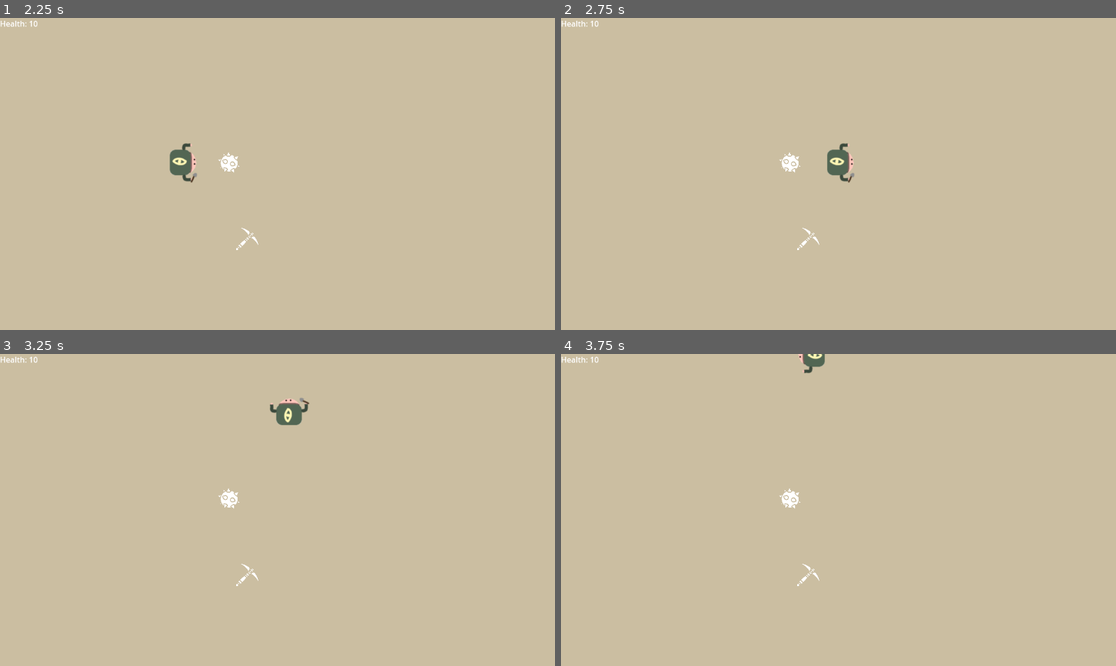
Above: before the commit, frames 1-4 (two rows, left to right).
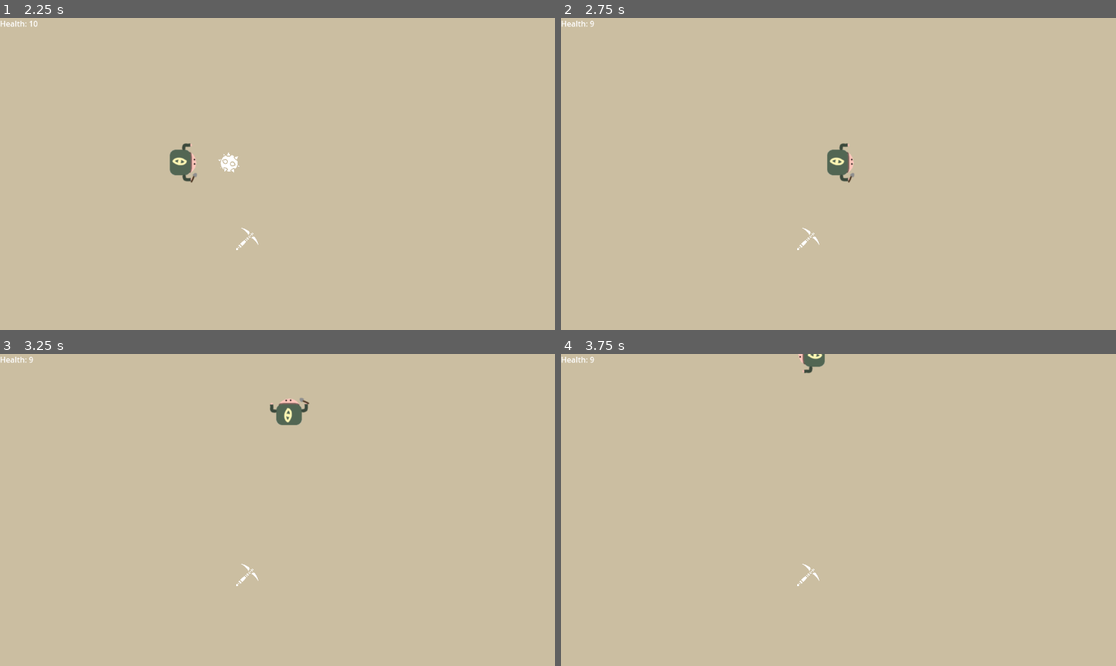
Above: after the commit, the same moments.

Repository: DonYall/Beneath-The-Earth
Game: Godot game, scene res://Scenes/Main.tscn
Same seed, same stepped clock (60 frames per second), same inputs: the game is played once before the commit and once after it.
Inputs:
- Up to frame 1 (2.25 s): tap Enter at 0.5 s; hold Right (move_right) 0.53-1.28 s; hold Down (move_down) 1.28-2.03 s; hold Right (move_right) from 2.03 s (still down)
- Up to frame 2 (2.75 s): keep holding Right (move_right)
- Up to frame 3 (3.25 s): release Right (move_right) at 2.78 s; hold Up (move_up) from 2.78 s (still down)
- Up to frame 4 (3.75 s): release Up (move_up) at 3.53 s; hold Left (move_left) from 3.53 s (still down)

Frame 1 is identical in both runs. In frame 2, 0.1% of the frame differs, in the area x 5-44%, y 0-50%; in frame 3, 0.1%; in frame 4, 0.1%.

Commit message:
Spike deals damage to player

Diff:
--- a/Scenes/Items/Spike.tscn
+++ b/Scenes/Items/Spike.tscn
@@ -16,4 +16,5 @@
 [node name="CollisionShape2D" type="CollisionShape2D" parent="."]
 shape = SubResource("CircleShape2D_1dexw")
 
+[connection signal="area_entered" from="." to="." method="_on_area_entered"]
 [connection signal="body_entered" from="." to="." method="_on_body_entered"]
--- a/Scripts/Items/Spike.gd
+++ b/Scripts/Items/Spike.gd
@@ -14,6 +14,10 @@
 func on_enemy_enter():
 	pass
 
+func _on_area_entered(area: Area2D):
+	area.emit_signal("hit")
+	consume()
+
 func _on_body_entered(body: Node2D):
 	# kill enemy
 	body.queue_free()
